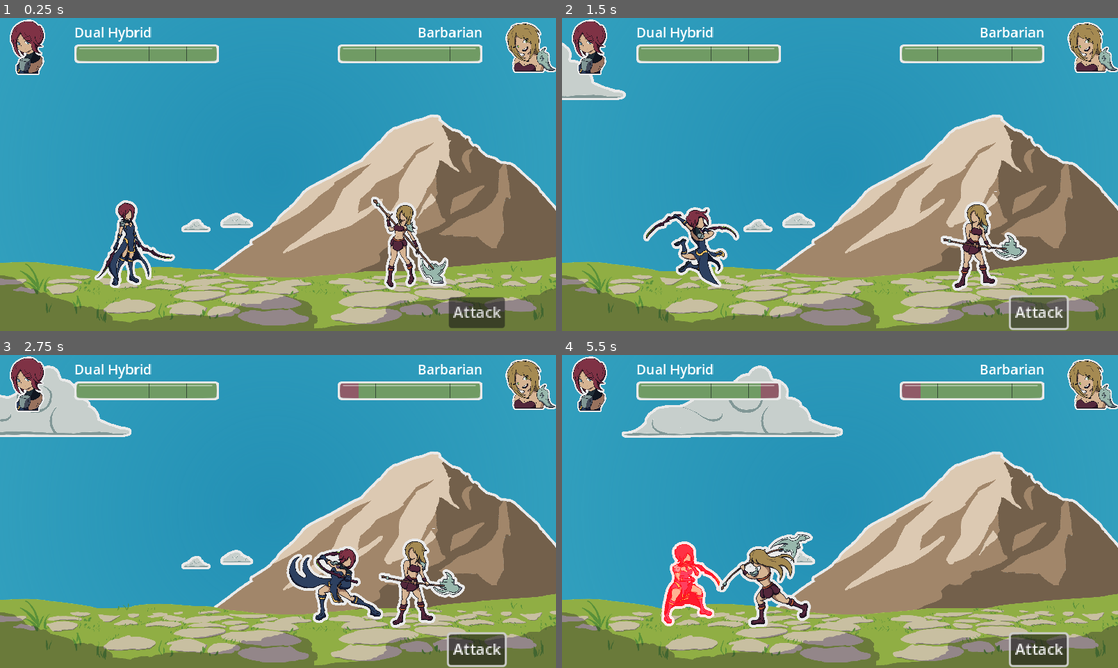
Above: before the commit, frames 1-4 (two rows, left to right).
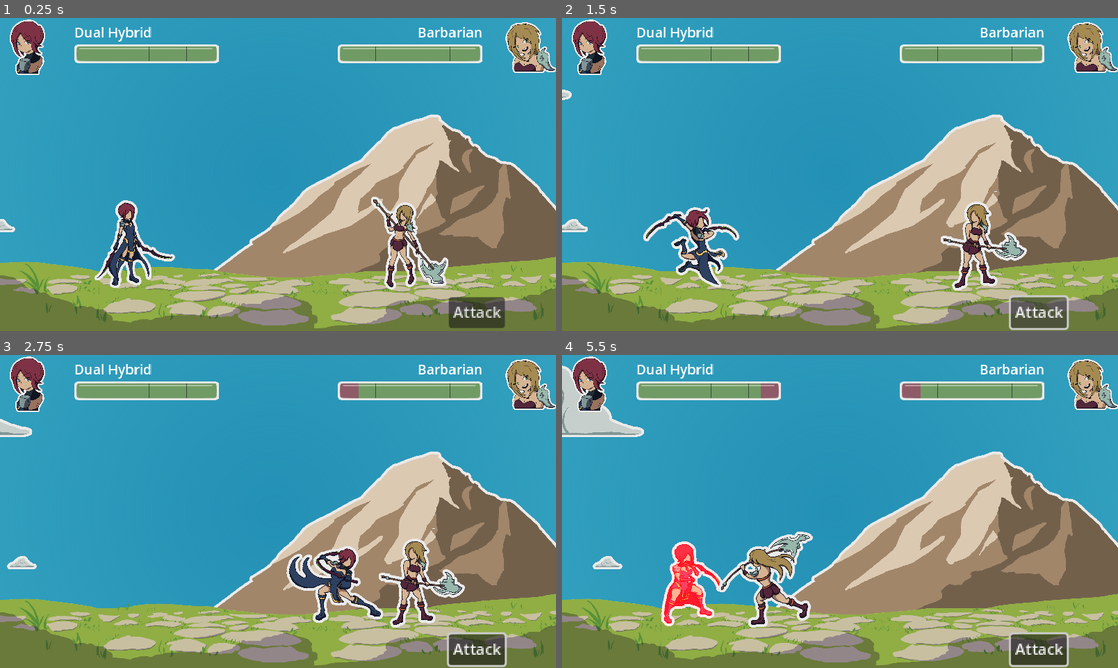
Above: after the commit, the same moments.

Repository: MajorZiploc/sticker_book_moments
Game: Godot game, scene res://lvls/battle_scene.tscn
The game is run twice, just before and just after one commit, with the same random seed, the same clock (stepped at 60 frames per second) and the same inputs.
Inputs (mouse positions are in pixels of both pictures, inside the frame that each line leads up to):
- Up to frame 1 (0.25 s): no input
- Up to frame 2 (1.5 s): tap Enter (ui_accept) at 0.5, 0.77 s; move the mouse to (962, 158) at 0.52 s; hold D (right) 0.53-1.25 s; hold F 0.53-1.25 s; click (962, 158) at 0.67 s; click "Attack" at 1.25 s
- Up to frame 3 (2.75 s): move the mouse to (166, 527) at 2.02 s; hold S (down) from 2.03 s (still down); tap Space at 2.1 s; tap Enter (ui_accept) at 2.27 s
- Up to frame 4 (5.5 s): move the mouse to (895, 442) at 2.77 s; release S (down) at 2.78 s; hold D (right) 2.78-3.53 s; hold F 2.78-3.53 s; move the mouse to (812, 574) at 3.52 s; hold W (up) 3.53-4.28 s; tap Space at 3.6, 5.1 s; click (812, 574) at 3.67 s; tap Enter (ui_accept) at 3.77, 4.52, 5.27 s; move the mouse to (1006, 558) at 4.27 s; hold F 4.28-5.03 s; hold A (left) from 4.28 s (still down); move the mouse to (673, 464) at 5.02 s

The runs differ from the first frame. In frame 1, 0.5% of the frame differs, in the area x 0-46%, y 62-69%; in frame 2, 1.4%; in frame 3, 3.1%; in frame 4, 5.5%, in the area x 0-51%, y 3-69%.

Commit message:
+sm_clouds;fix spacer

Diff:
--- a/lvls/battle_scene.gd
+++ b/lvls/battle_scene.gd
@@ -30,7 +30,7 @@
 @onready var background = Background.new(
   [$bg_root/lg_cloud_2, $bg_root/lg_cloud],
   [$bg_root/md_cloud_2, $bg_root/md_cloud],
-  [],
+  [$bg_root/sm_cloud_2, $bg_root/sm_cloud],
 );
 @onready var player = CombatUnit.new(
   $path_left/path_follow/battle_char,
@@ -147,7 +147,7 @@
   for cloud in clouds:
     cloud.position.x = start_x;
     cloud.visible = true;
-    var timer_wait = total_move_secs * 0.6;
+    var timer_wait = total_move_secs * spacer;
     var tween = create_tween();
     tween.tween_property(cloud, "position:x", end_x, total_move_secs).set_trans(Tween.TRANS_LINEAR);
     tween.tween_callback(func(): cloud.position.x = start_x).set_delay(0.1);
@@ -161,5 +161,7 @@
 func _init_bg():
   _hide_bg_eles(background.lg_clouds);
   _hide_bg_eles(background.md_clouds);
-  _init_bg_cloud_movements(background.lg_clouds, -1200, 3300, 20, 0.6);
-  _init_bg_cloud_movements(background.md_clouds, 2800, -1000, 30, 0.6);
+  _hide_bg_eles(background.sm_clouds);
+  _init_bg_cloud_movements(background.lg_clouds, -1200, 3300, 60, 0.6);
+  _init_bg_cloud_movements(background.md_clouds, 2800, -1000, 65, 0.5);
+  _init_bg_cloud_movements(background.sm_clouds, -700, 2500, 90, 0.1);
--- a/lvls/battle_scene.tscn
+++ b/lvls/battle_scene.tscn
@@ -58,9 +58,14 @@
 offset_bottom = 468.0
 texture = ExtResource("3_iguue")
 
-[node name="lg_cloud" type="Sprite2D" parent="bg_root"]
-position = Vector2(1604, -746)
-texture = ExtResource("4_t31yk")
+[node name="sm_cloud" type="Sprite2D" parent="bg_root"]
+position = Vector2(288, -91)
+texture = ExtResource("7_fq0pl")
+hframes = 2
+
+[node name="sm_cloud_2" type="Sprite2D" parent="bg_root"]
+position = Vector2(119, -73)
+texture = ExtResource("7_fq0pl")
 hframes = 2
 frame = 1
 
@@ -80,21 +85,16 @@
 offset_bottom = 415.0
 texture = ExtResource("4_tlgk2")
 
+[node name="lg_cloud" type="Sprite2D" parent="bg_root"]
+position = Vector2(1604, -746)
+texture = ExtResource("4_t31yk")
+hframes = 2
+frame = 1
+
 [node name="lg_cloud_2" type="Sprite2D" parent="bg_root"]
 position = Vector2(-278, -762)
 texture = ExtResource("4_t31yk")
 hframes = 2
-
-[node name="sm_cloud" type="Sprite2D" parent="bg_root"]
-position = Vector2(288, -91)
-texture = ExtResource("7_fq0pl")
-hframes = 2
-
-[node name="sm_cloud_2" type="Sprite2D" parent="bg_root"]
-position = Vector2(119, -73)
-texture = ExtResource("7_fq0pl")
-hframes = 2
-frame = 1
 
 [node name="md_cloud" type="Sprite2D" parent="bg_root"]
 position = Vector2(333, -308)
